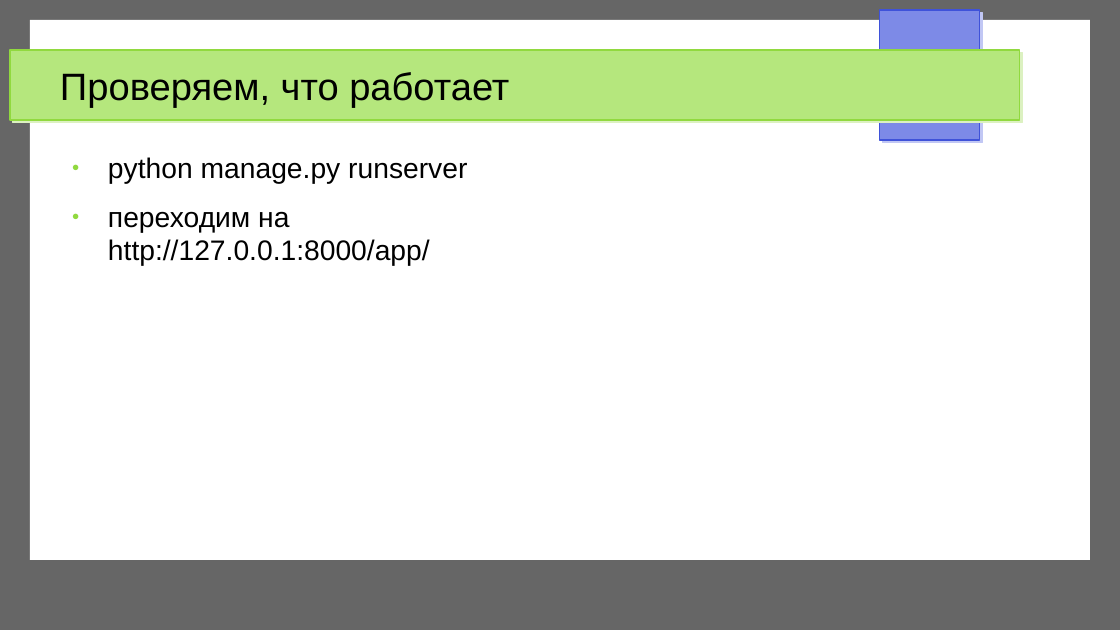
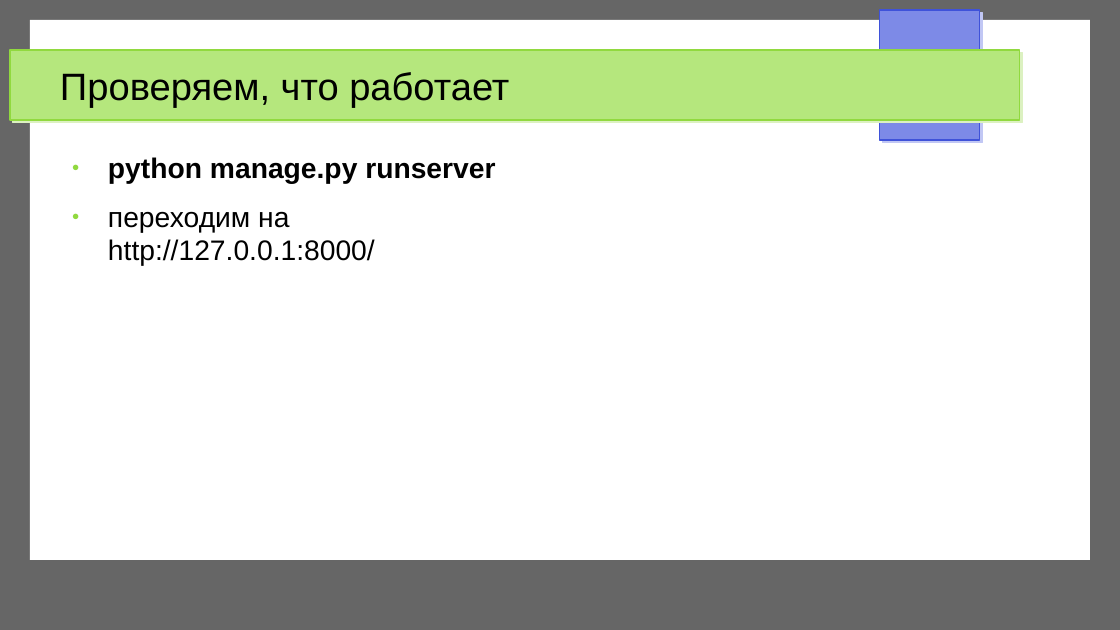
Before and after one commit to trnkv/django__my_tutorial, a slide deck: slide 10 of description.odp (slide 9 before the commit). Drawn at 1120x630 pixels with LibreOffice and Linux fonts; fonts in the diff are those of the drawing. Boxes give left, top, right and bottom in pixels: in the first picture for what was removed or moved away, otherwise in the second. Text is boxed around its words. In the diff, an @@ line names an element or a change of style, - is before the commit and + after.

```diff
--- a/description.odp
+++ b/description.odp
@@ text at box(108, 157, 495, 184): bold on in "python manage.py runserver" @@
@@ text at box(108, 211, 375, 266): text changed @@
-● переходим на
-  http://127.0.0.1:8000/app/
+● переходим на
+  http://127.0.0.1:8000/
```
Also in this commit, not shown: 14 other slides changed, 6 slides added, 4 other files.
